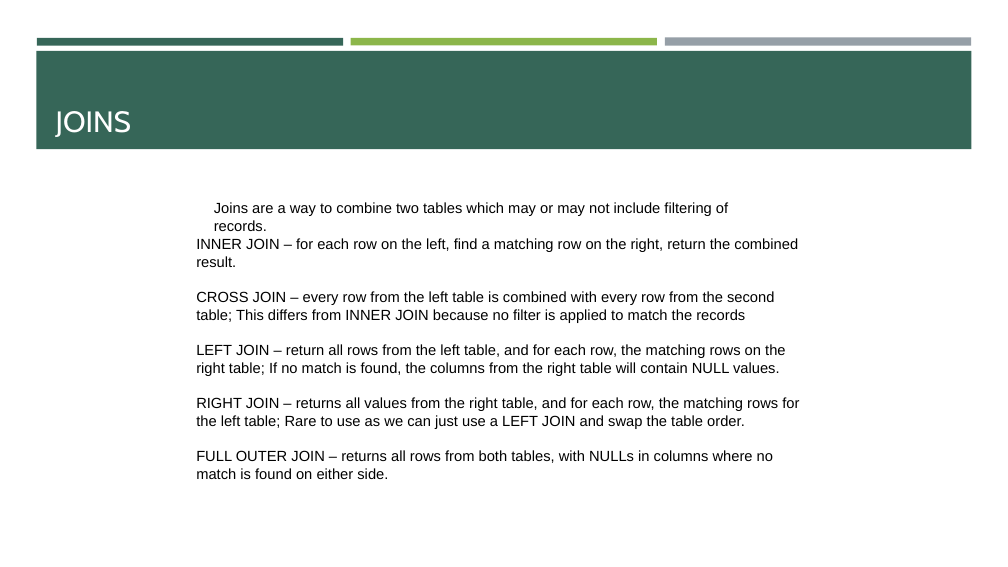
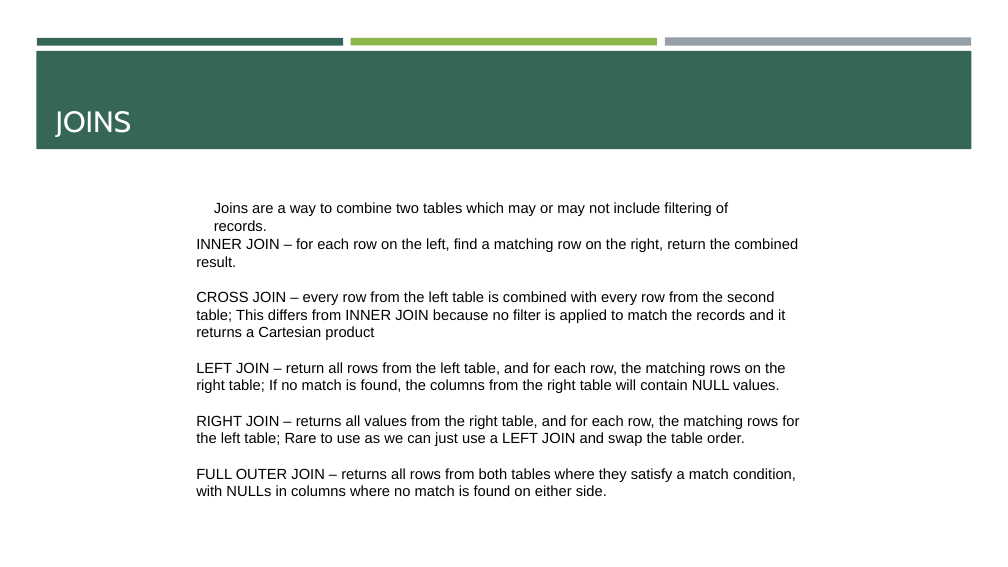
Before and after one commit to e-m-wilson/java-fs, a slide deck: slide 59 of Week_3/SQL_postgres.pptx (slide 58 before the commit). Drawn at 1008x567 pixels with LibreOffice and Linux fonts; fonts in the diff are those of the drawing. Boxes give left, top, right and bottom in pixels: in the first picture for what was removed or moved away, otherwise in the second. Text is boxed around its words. In the diff, an @@ line names an element or a change of style, - is before the commit and + after.

Commit message:
update

```diff
--- a/Week_3/SQL_postgres.pptx
+++ b/Week_3/SQL_postgres.pptx
@@ text at [196,291,785,340]: text changed @@
-CROSS JOIN – every row from the left table is combined with every row from the second table; This differs from INNER JOIN because no filter is applied to match the records
+CROSS JOIN – every row from the left table is combined with every row from the second table; This differs from INNER JOIN because no filter is applied to match the records and it returns a Cartesian product
@@ text at [196,468,796,496]: text changed @@
-FULL OUTER JOIN – returns all rows from both tables, with NULLs in columns where no match is found on either side.
+FULL OUTER JOIN – returns all rows from both tables where they satisfy a match condition, with NULLs in columns where no match is found on either side.
```
Also in this commit, not shown: 4 other slides changed, 25 slides added.
